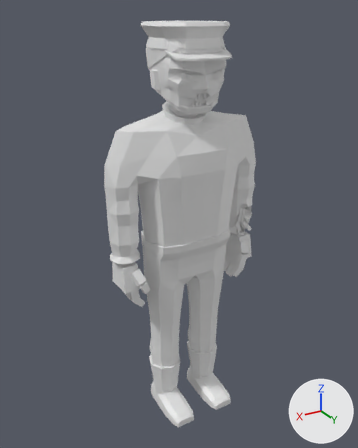
Two versions of the glTF model assets/models/zombie_cop_m_b6.glb, one commit apart.
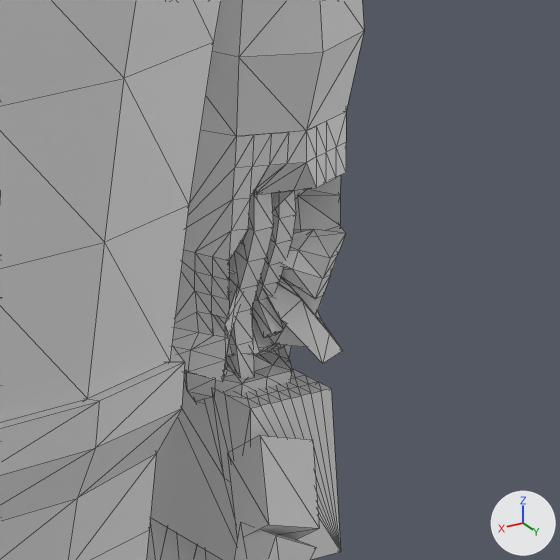
Old and new are each drawn whole from a 50 mm lens placed at (1.173, 1.9, 1.991), pointed at (0.02, -0.023, 1.03) and again close up on the part from 57% to 79% of the width and 41% to 58% of the height. The lights are fixed; the arrows at lower right show +X, +Y and +Z. The first two pictures are the older version. The close-ups show mesh edges as thin lines. Vertices at exactly the same position are counted once.

The older version as bpy lines, for what is in view:
```python
me_zombie_cop_m_b6 = bpy.data.meshes.new('zombie_cop_m_b6')
me_zombie_cop_m_b6.from_pydata(...)  # 1738 vertices, 3318 faces; spans x -0.41..0.41, y -0.19..0.22, z 0.0..1.95
ob_zombie_cop_m_b6 = bpy.data.objects.new('zombie_cop_m_b6', me_zombie_cop_m_b6)
ob_zombie_cop_m_b6.location = (0.0, 0.0, 0.0)
```
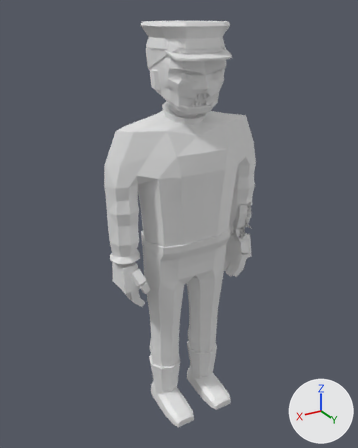
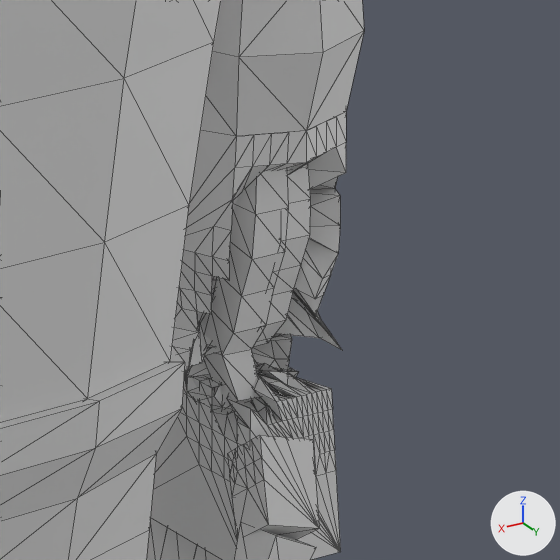
What differs and where, as boxes (x1, y1, x2, y2) in the close-ups (560 x 560 px):
part 1 of me_zombie_cop_m_b6, reshaped: before (187, 148, 346, 550); after (150, 112, 346, 560)

What the commit changed:
me_zombie_cop_m_b6 is used by ob_zombie_cop_m_b6; location (0.0, 0.0, 0.0).
me_zombie_cop_m_b6 had 1738 vertices, 3318 faces and spanned x -0.41..0.41, y -0.19..0.22, z 0.0..1.95.
me_zombie_cop_m_b6 now has 1941 vertices, 3724 faces and spans x -0.41..0.41, y -0.19..0.22, z 0.0..1.95.
me_zombie_cop_m_b6 part 1: 25 vertices moved from x -0.39..-0.3, y -0.03..0.06, z 0.91..1.08 to x -0.39..-0.3, y -0.05..0.04, z 0.91..1.07; 174 vertices removed from x -0.39..-0.27, y -0.03..0.06, z 0.91..1.09; 377 vertices added at x -0.4..-0.26, y -0.06..0.09, z 0.85..1.12.
